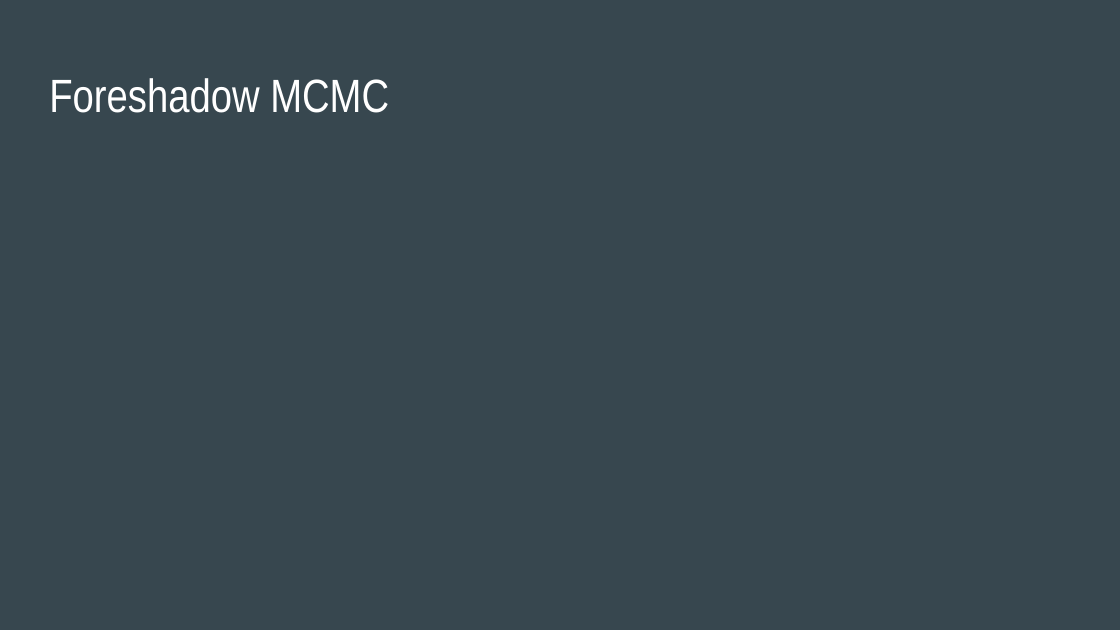
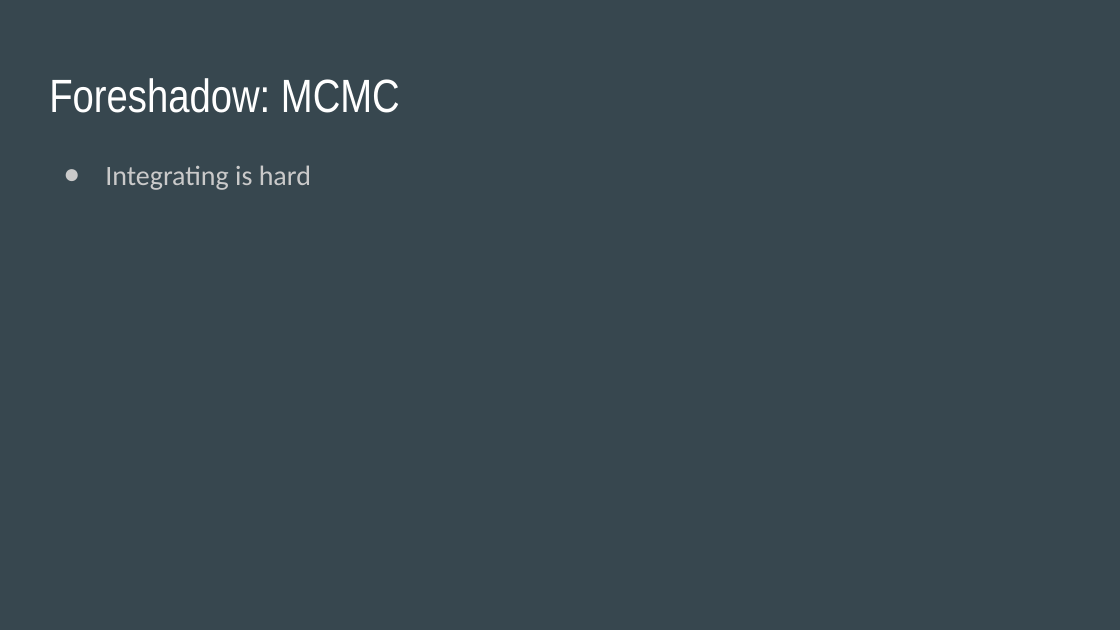
Before and after one commit to SThornewillvE/Hamburg_DS_Meetup_Bayesian-Stats_Intro, a slide deck: slide 40 of slides/intro_to_bayes_slides.pptx (slide 19 before the commit). Drawn at 1120x630 pixels with LibreOffice and Linux fonts; fonts in the diff are those of the drawing. Boxes give left, top, right and bottom in pixels: in the first picture for what was removed or moved away, otherwise in the second. Text is boxed around its words. In the diff, an @@ line names an element or a change of style, - is before the commit and + after.

```diff
--- a/slides/intro_to_bayes_slides.pptx
+++ b/slides/intro_to_bayes_slides.pptx
@@ title at bbox=[49, 78, 400, 113]: text changed @@
-Foreshadow MCMC
+Foreshadow: MCMC
@@ text added at bbox=[105, 165, 311, 190], 18 pt, text #CACACA @@
+● Integrating is hard
```
Also in this commit, not shown: 23 slides added, 2 slides removed, 1 other file.
